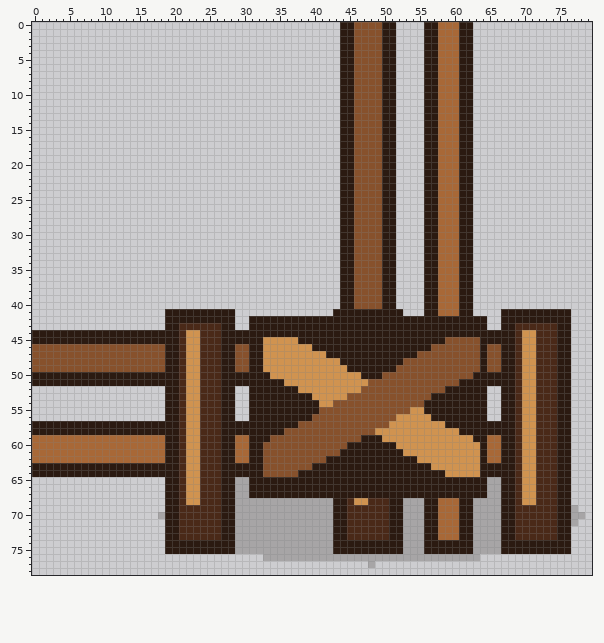
Pixel-art file -- assets/source/aseprite/objects/placeables_96/gate_closed_corner-up-left_96.aseprite. The picture above is the old version.
96x96 pixels, 1 frame. Shown: x 0..79, y 0..78.
The same view after the edit:
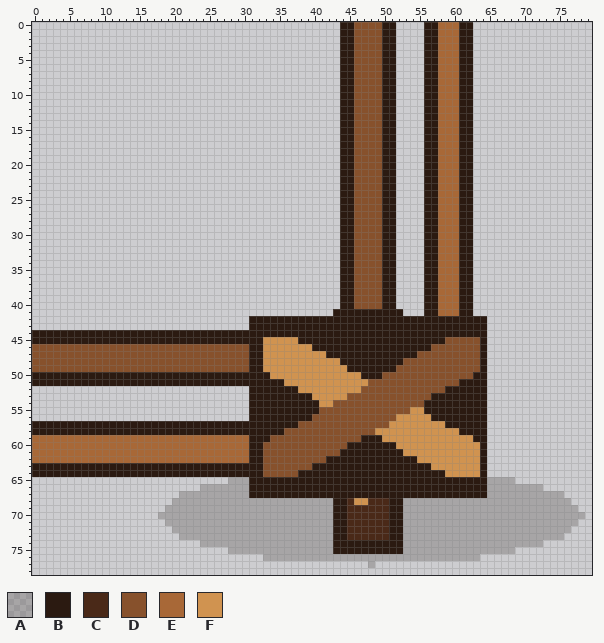
Palette (. is transparent): A #1b120d37  B #2b1a11  C #4a2918  D #87512c  E #a86837  F #d09350
From old to new:
Changed rows in their new state; - is an unchanged pixel.
first column x 19:
41 ..........--------------------------------------..........
42 ..........--------------------------------------..........
43 ..........--------------------------------------..........
44 --BBBBBB--------------------------------------............
45 --BBBBBB--------------------------------------............
46 DDDDDDDDDD------------------------------------............
47 DDDDDDDDDD------------------------------------............
48 DDDDDDDDDD------------------------------------............
49 DDDDDDDDDD------------------------------------............
50 --BBBBBB--------------------------------------............
51 --BBBBBB--------------------------------------............
52 ..........--------------------------------------..........
53 ..........--------------------------------------..........
54 ..........--------------------------------------..........
55 ..........--------------------------------------..........
56 ..........--------------------------------------..........
57 --BBBBBB--------------------------------------............
58 --BBBBBB--------------------------------------............
59 EEEEEEEEEE------------------------------------............
60 EEEEEEEEEE------------------------------------............
61 EEEEEEEEEE------------------------------------............
62 EEEEEEEEEE------------------------------------............
63 --BBBBBB--------------------------------------............
64 --BBBBBB--------------------------------------............
65 .........A--------------------------------------AA........
66 .....AAAAA--------------------------------------AAAAAA....
67 ..AAAAAAAA--------------------------------------AAAAAAAAA.
68 .AAAAAAAAA---------------------------AAAAAAA----AAAAAAAAAA
69 AAAAAAAAAA---------------------------AAAAAAA----AAAAAAAAAA
70 AAAAAAAAAA---------------------------AAAAAAA----AAAAAAAAAA
71 AAAAAAAAAA---------------------------AAAAAAA----AAAAAAAAAA
72 .AAAAAAAAA---------------------------AAAAAAA----AAAAAAAAAA
73 ..AAAAAAAA---------------------------AAAAAAA----AAAAAAAAA.
74 .....AAAAA---------------------------AAAAAAA----AAAAAA....
75 .........A---------------------------AAAAAAA----AA........
Pixel boxes of the changes (left, top, right, bottom) in both pictures:
changed: (165, 309, 235, 554)
changed: (424, 309, 571, 554)
